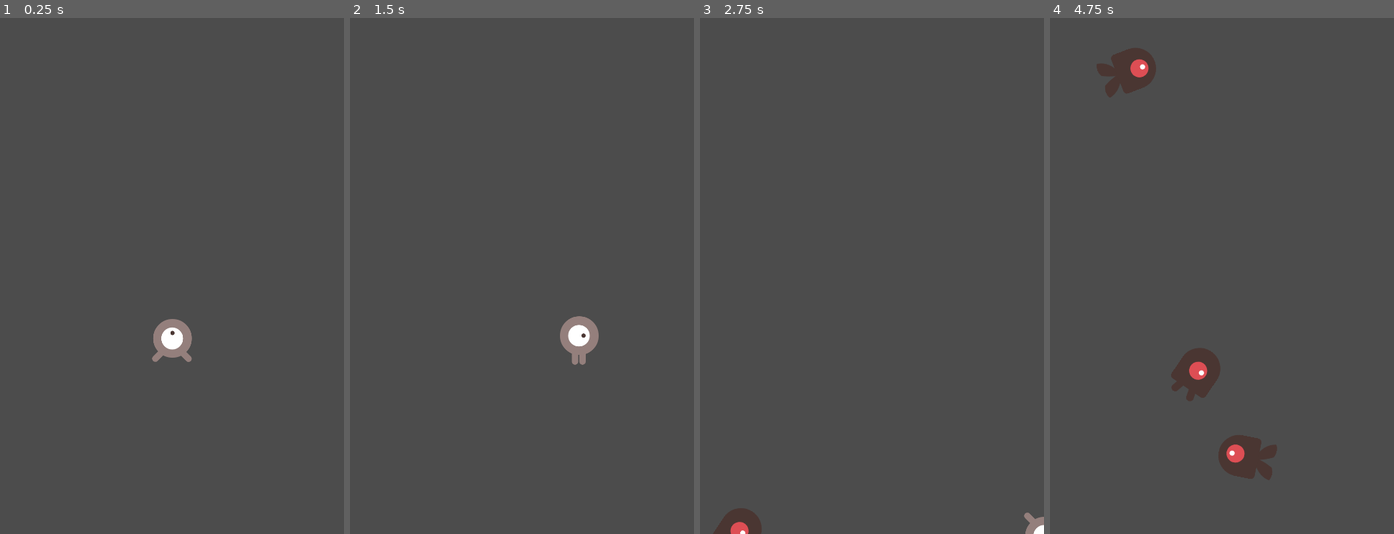
Above: before the commit, frames 1-4 (left to right).
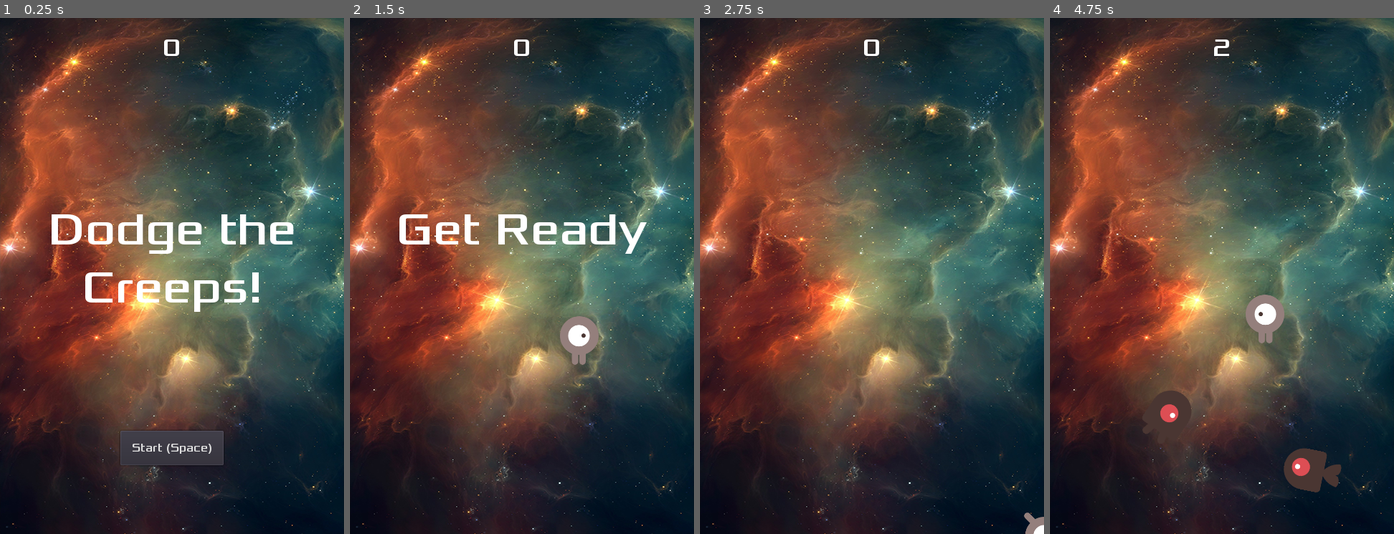
Above: after the commit, the same moments.

Repository: TheKicker/Dodge-the-Creeps
Game: Godot game, scene res://main.tscn
Two runs of this game, one before a commit and one after it. Both use one fixed random seed, a clock stepped at 60 frames per second and the inputs below.
Inputs (mouse positions are in pixels of both pictures, inside the frame that each line leads up to):
- Up to frame 1 (0.25 s): no input
- Up to frame 2 (1.5 s): click (522, 446) at 0.5 s, where only the run after the commit has a clickable "Start (Space)"; tap Enter at 1.25 s; hold D (move_right) from 1.28 s (still down)
- Up to frame 3 (2.75 s): release D (move_right) at 2.03 s; hold S (move_down) from 2.03 s (still down)
- Up to frame 4 (4.75 s): release S (move_down) at 2.78 s; hold D (move_right) 2.78-3.53 s; hold W (move_up) 3.53-4.28 s; hold A (move_left) from 4.28 s (still down)

The runs differ from the first frame. In frame 1, 89% of the frame differs, in the area x 0-100%, y 0-100%; in frame 2, 91%; in frame 3, 91%; in frame 4, 91%.

Commit message:
Game Complete :sparkles: :art: :zap:

Diff:
--- /dev/null
+++ b/HUD.gd
@@ -0,0 +1,31 @@
+extends CanvasLayer
+
+signal start_game
+
+func show_message(text):
+	$Message.text = text
+	$Message.show()
+	$MessageTimer.start()
+
+func show_game_over():
+	show_message("Game Over")
+	# Wait until the MessageTimer has counted down.
+	yield($MessageTimer, "timeout")
+
+	$Message.text = "Dodge the\nCreeps!"
+	$Message.show()
+	# Make a one-shot timer and wait for it to finish.
+	yield(get_tree().create_timer(1), "timeout")
+	$StartButton.show()
+
+func update_score(score):
+	$ScoreLabel.text = str(score)
+
+
+func _on_StartButton_pressed():
+	$StartButton.hide()
+	emit_signal("start_game")
+
+
+func _on_MessageTimer_timeout():
+	$Message.hide()
--- /dev/null
+++ b/HUD.tscn
@@ -0,0 +1,75 @@
+[gd_scene load_steps=8 format=2]
+
+[ext_resource path="res://HUD.gd" type="Script" id=1]
+[ext_resource path="res://assets/fonts/Xolonium-Regular.ttf" type="DynamicFontData" id=2]
+
+[sub_resource type="DynamicFont" id=1]
+size = 35
+font_data = ExtResource( 2 )
+
+[sub_resource type="DynamicFont" id=2]
+size = 64
+font_data = ExtResource( 2 )
+
+[sub_resource type="DynamicFont" id=3]
+font_data = ExtResource( 2 )
+
+[sub_resource type="InputEventAction" id=4]
+action = "start_button"
+
+[sub_resource type="ShortCut" id=5]
+shortcut = SubResource( 4 )
+
+[node name="HUD" type="CanvasLayer"]
+script = ExtResource( 1 )
+
+[node name="ScoreLabel" type="Label" parent="."]
+anchor_left = 0.5
+anchor_right = 0.5
+margin_left = -50.0
+margin_top = 20.0
+margin_right = 50.0
+margin_bottom = 63.0
+custom_fonts/font = SubResource( 1 )
+text = "0"
+align = 1
+__meta__ = {
+"_edit_use_anchors_": false
+}
+
+[node name="Message" type="Label" parent="."]
+anchor_top = 0.5
+anchor_right = 1.0
+anchor_bottom = 0.5
+margin_top = -104.0
+margin_bottom = 55.0
+custom_fonts/font = SubResource( 2 )
+text = "Dodge the
+Creeps!"
+align = 1
+__meta__ = {
+"_edit_use_anchors_": false
+}
+
+[node name="StartButton" type="Button" parent="."]
+anchor_left = 0.5
+anchor_top = 0.833
+anchor_right = 0.5
+anchor_bottom = 0.833
+margin_left = -72.0
+margin_top = -23.7601
+margin_right = 72.0
+margin_bottom = 24.2399
+custom_fonts/font = SubResource( 3 )
+shortcut = SubResource( 5 )
+text = "Start (Space)"
+__meta__ = {
+"_edit_use_anchors_": false
+}
+
+[node name="MessageTimer" type="Timer" parent="."]
+wait_time = 2.0
+one_shot = true
+
+[connection signal="pressed" from="StartButton" to="." method="_on_StartButton_pressed"]
+[connection signal="timeout" from="MessageTimer" to="." method="_on_MessageTimer_timeout"]
--- a/main.gd
+++ b/main.gd
@@ -5,16 +5,22 @@
 
 func _ready():
 	randomize()
-	new_game()
 
 
 func game_over():
 	$ScoreTimer.stop()
+	$HUD.show_game_over()
+	$Music.stop()
+	$DeathSound.play()
 
 func new_game():
 	score = 0
+	$HUD.update_score(score)
+	$HUD.show_message("Get Ready")
 	$Player.start($StartPosition.position)
 	$StartTimer.start()
+	get_tree().call_group("mobs", "queue_free")
+	$Music.play()
 
 
 func _on_MobTimer_timeout():
@@ -43,6 +49,7 @@
 
 func _on_ScoreTimer_timeout():
 	score += 1
+	$HUD.update_score(score)
 
 
 func _on_StartTimer_timeout():
--- a/main.tscn
+++ b/main.tscn
@@ -1,8 +1,12 @@
-[gd_scene load_steps=5 format=2]
+[gd_scene load_steps=9 format=2]
 
 [ext_resource path="res://mob.tscn" type="PackedScene" id=1]
 [ext_resource path="res://player.tscn" type="PackedScene" id=2]
 [ext_resource path="res://main.gd" type="Script" id=3]
+[ext_resource path="res://HUD.tscn" type="PackedScene" id=4]
+[ext_resource path="res://assets/art/space.png" type="Texture" id=5]
+[ext_resource path="res://assets/art/gameover.wav" type="AudioStream" id=6]
+[ext_resource path="res://assets/art/House In a Forest Loop.ogg" type="AudioStream" id=7]
 
 [sub_resource type="Curve2D" id=1]
 _data = {
@@ -13,7 +17,18 @@
 script = ExtResource( 3 )
 mob_scene = ExtResource( 1 )
 
+[node name="SpaceBackground" type="TextureRect" parent="."]
+margin_right = 480.0
+margin_bottom = 720.0
+texture = ExtResource( 5 )
+__meta__ = {
+"_edit_use_anchors_": false
+}
+
+[node name="HUD" parent="." instance=ExtResource( 4 )]
+
 [node name="Player" parent="." instance=ExtResource( 2 )]
+position = Vector2( 240, 448 )
 
 [node name="MobTimer" type="Timer" parent="."]
 wait_time = 0.75
@@ -32,6 +47,13 @@
 
 [node name="MobSpawnLocation" type="PathFollow2D" parent="MobPath"]
 
+[node name="Music" type="AudioStreamPlayer" parent="."]
+stream = ExtResource( 7 )
+
+[node name="DeathSound" type="AudioStreamPlayer" parent="."]
+stream = ExtResource( 6 )
+
+[connection signal="start_game" from="HUD" to="." method="new_game"]
 [connection signal="hit" from="Player" to="." method="game_over"]
 [connection signal="timeout" from="MobTimer" to="." method="_on_MobTimer_timeout"]
 [connection signal="timeout" from="ScoreTimer" to="." method="_on_ScoreTimer_timeout"]
--- a/mob.tscn
+++ b/mob.tscn
@@ -10,9 +10,9 @@
 
 [sub_resource type="SpriteFrames" id=1]
 animations = [ {
-"frames": [ ExtResource( 4 ), ExtResource( 6 ) ],
+"frames": [ ExtResource( 2 ), ExtResource( 3 ) ],
 "loop": true,
-"name": "swim",
+"name": "walk",
 "speed": 3.0
 }, {
 "frames": [ ExtResource( 5 ), ExtResource( 1 ) ],
@@ -20,9 +20,9 @@
 "name": "fly",
 "speed": 3.0
 }, {
-"frames": [ ExtResource( 2 ), ExtResource( 3 ) ],
+"frames": [ ExtResource( 4 ), ExtResource( 6 ) ],
 "loop": true,
-"name": "walk",
+"name": "swim",
 "speed": 3.0
 } ]
 
@@ -30,7 +30,7 @@
 radius = 31.0
 height = 0.0
 
-[node name="Mob" type="RigidBody2D"]
+[node name="Mob" type="RigidBody2D" groups=["mobs"]]
 collision_mask = 0
 gravity_scale = 0.0
 script = ExtResource( 7 )
--- a/project.godot
+++ b/project.godot
@@ -12,6 +12,7 @@
 
 config/name="Dodge-the-Creeps"
 run/main_scene="res://main.tscn"
+boot_splash/bg_color=Color( 0.45098, 0.756863, 1, 1 )
 config/icon="res://icon.png"
 
 [display]
@@ -47,6 +48,12 @@
 , Object(InputEventKey,"resource_local_to_scene":false,"resource_name":"","device":0,"alt":false,"shift":false,"control":false,"meta":false,"command":false,"pressed":false,"scancode":0,"physical_scancode":16777234,"unicode":0,"echo":false,"script":null)
  ]
 }
+start_button={
+"deadzone": 0.5,
+"events": [ Object(InputEventKey,"resource_local_to_scene":false,"resource_name":"","device":0,"alt":false,"shift":false,"control":false,"meta":false,"command":false,"pressed":false,"scancode":0,"physical_scancode":16777221,"unicode":0,"echo":false,"script":null)
+, Object(InputEventKey,"resource_local_to_scene":false,"resource_name":"","device":0,"alt":false,"shift":false,"control":false,"meta":false,"command":false,"pressed":false,"scancode":0,"physical_scancode":32,"unicode":0,"echo":false,"script":null)
+ ]
+}
 
 [physics]
 
Binary file added: assets/art/space.png
Not shown, added: assets/art/space.png.import
Not shown, changed: .DS_Store
Not shown, changed: assets/.DS_Store
Not shown, changed: assets/art/.DS_Store
